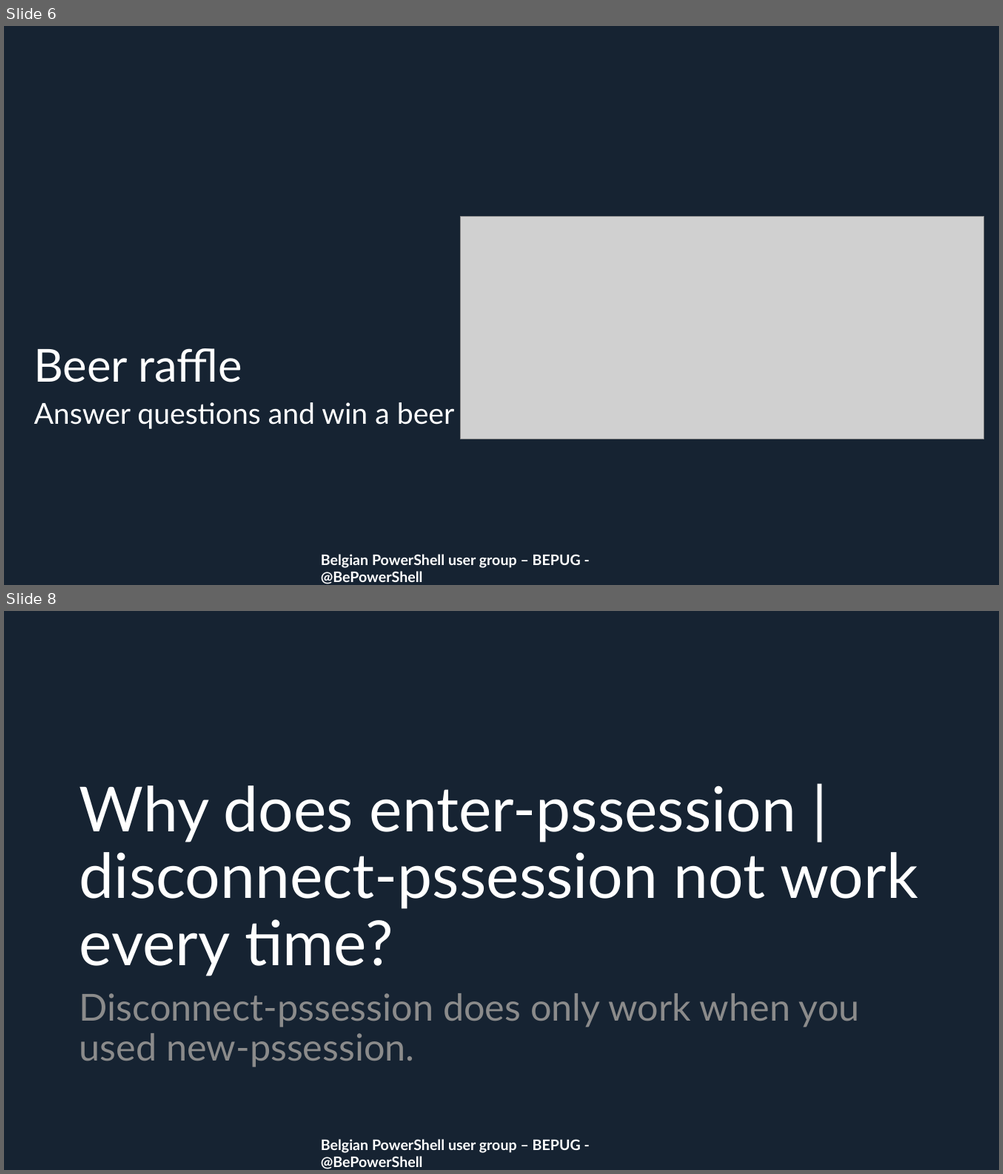
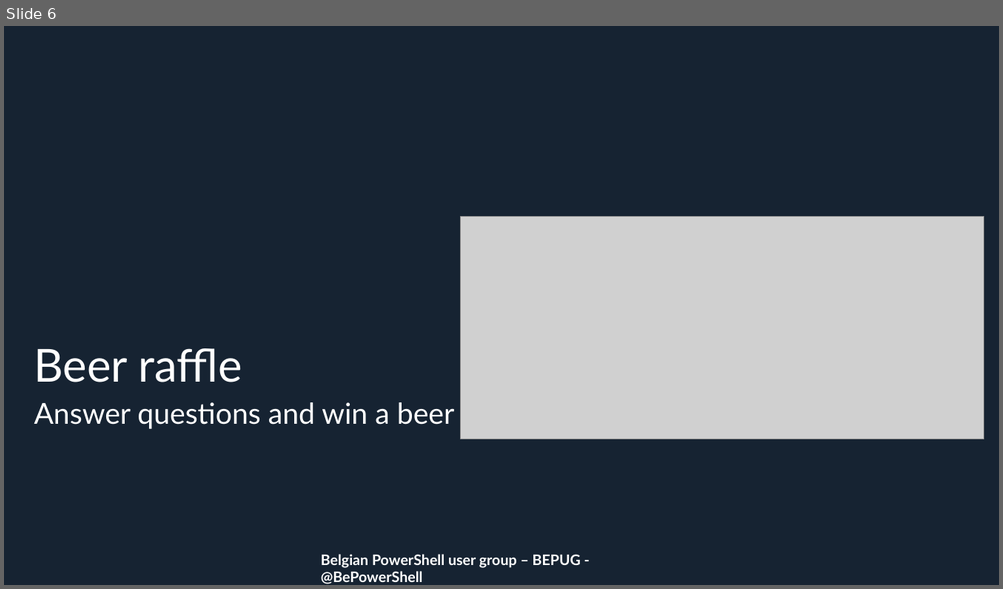
Before and after one commit to BEPUG/meetups, a slide deck: 20190522/_bepug/meetupMay19-outro.pptx. Shown one above the other, each under a label of ours: slides 6 and 8 before the commit, slide 6 after it; the slides between them are not shown. The pictures are 1003x1174 and 1003x589 pixels, drawn with LibreOffice and Linux fonts; fonts in the diff are those of the drawing; grey boxes stand for pictures; background and template pictures are left out. Boxes give left, top, right and bottom in pixels: in the first picture for what was removed or moved away, otherwise in the second. Text is boxed around its words. In the diff, an @@ line names an element or a change of style, - is before the commit and + after.

```diff
--- a/20190522/_bepug/meetupMay19-outro.pptx
+++ b/20190522/_bepug/meetupMay19-outro.pptx
@@ slide 8 removed at <box>4,611,999,1170</box>, background #162332; not listed: 1 template element that a slide beside it also shows @@
@@ title removed at <box>79,786,918,977</box> @@
-Why does enter-pssession | disconnect-pssession not work every time?
@@ text removed at <box>79,994,859,1068</box> @@
-Disconnect-pssession does only work when you used new-pssession.
```
Also in this commit, not shown: 2 slides changed, 2 slides added, 3 other slides removed, 7 other files.
